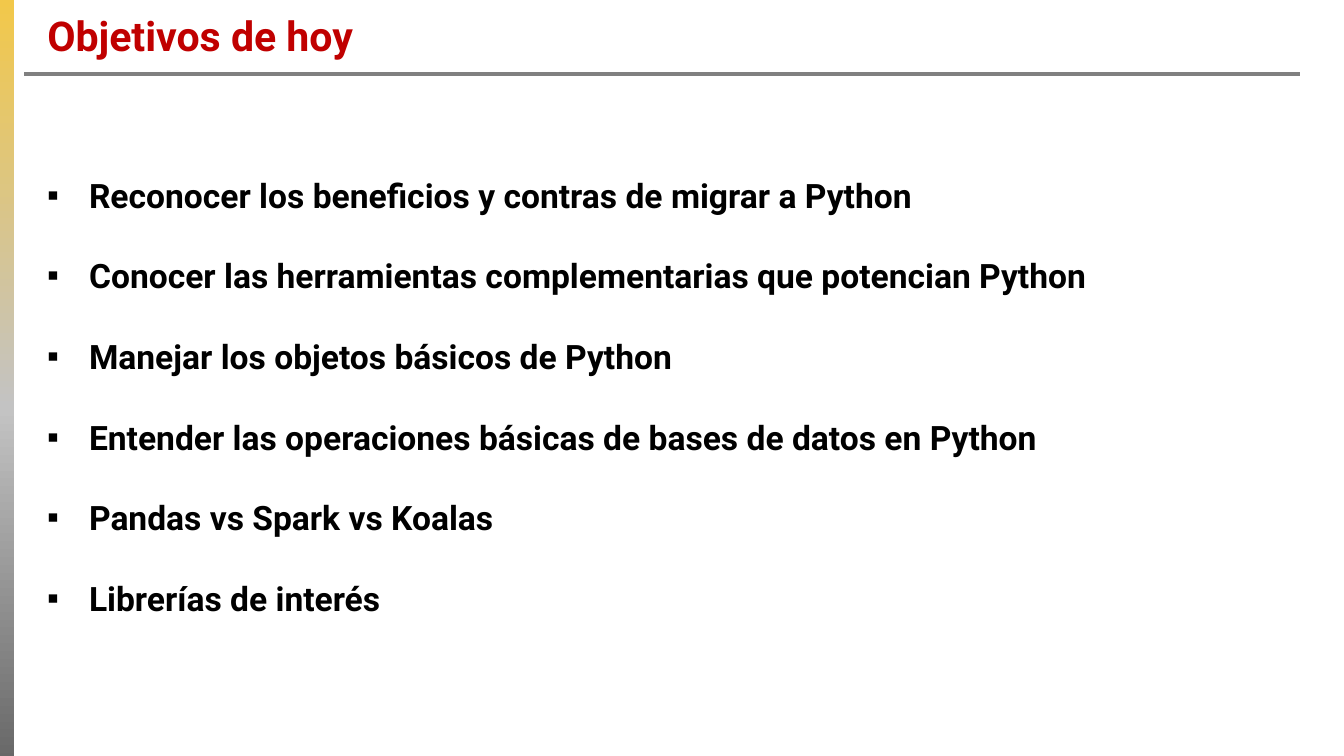
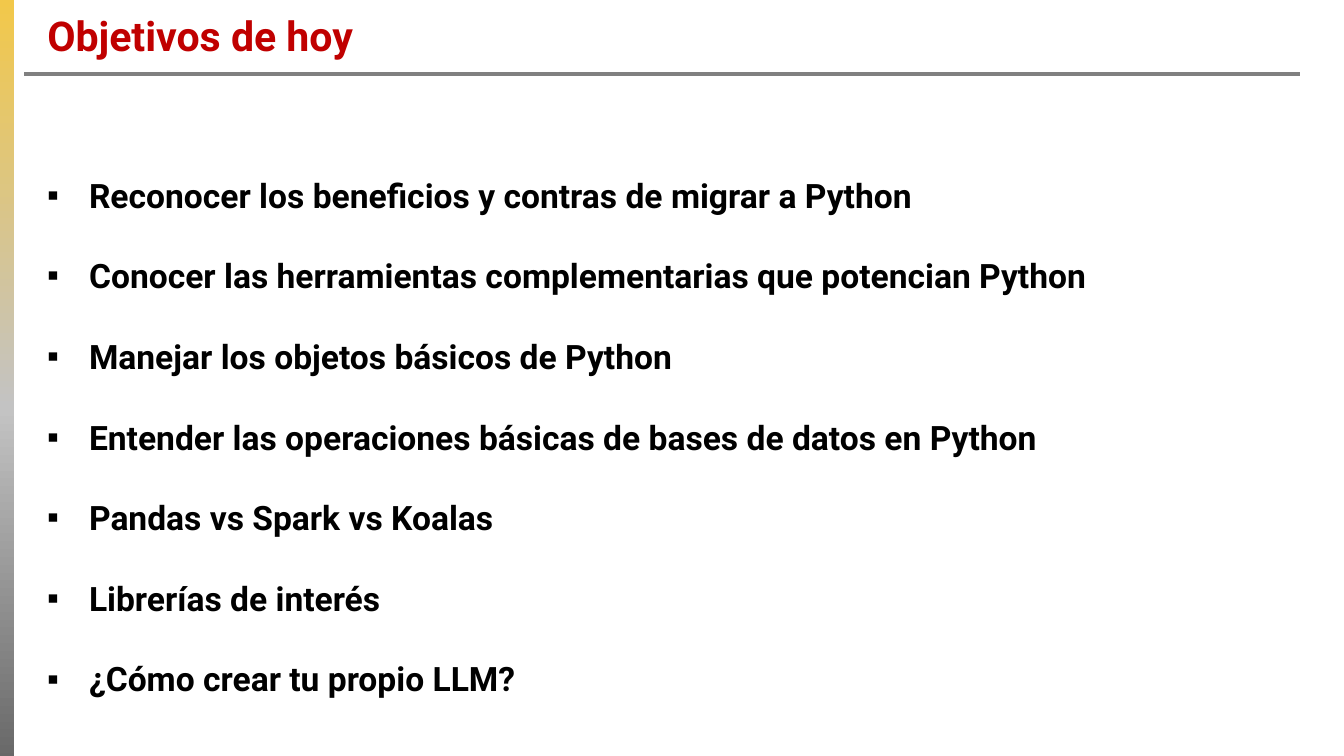
Before and after one commit to Erick11293/repo-intro, a slide deck: slide 3 of Introducción a Python.pptx. Drawn at 1344x756 pixels with LibreOffice and Linux fonts; fonts in the diff are those of the drawing; background and template pictures are left out. Boxes give left, top, right and bottom in pixels: in the first picture for what was removed or moved away, otherwise in the second. Text is boxed around its words. In the diff, an @@ line names an element or a change of style, - is before the commit and + after.

```diff
--- a/Introducción a Python.pptx
+++ b/Introducción a Python.pptx
@@ text at (x1=89, y1=665, x2=515, y2=698): paragraph added @@
+▪ ¿Cómo crear tu propio LLM?
```
Also in this commit, not shown: 1 other slide changed, 15 other files.
